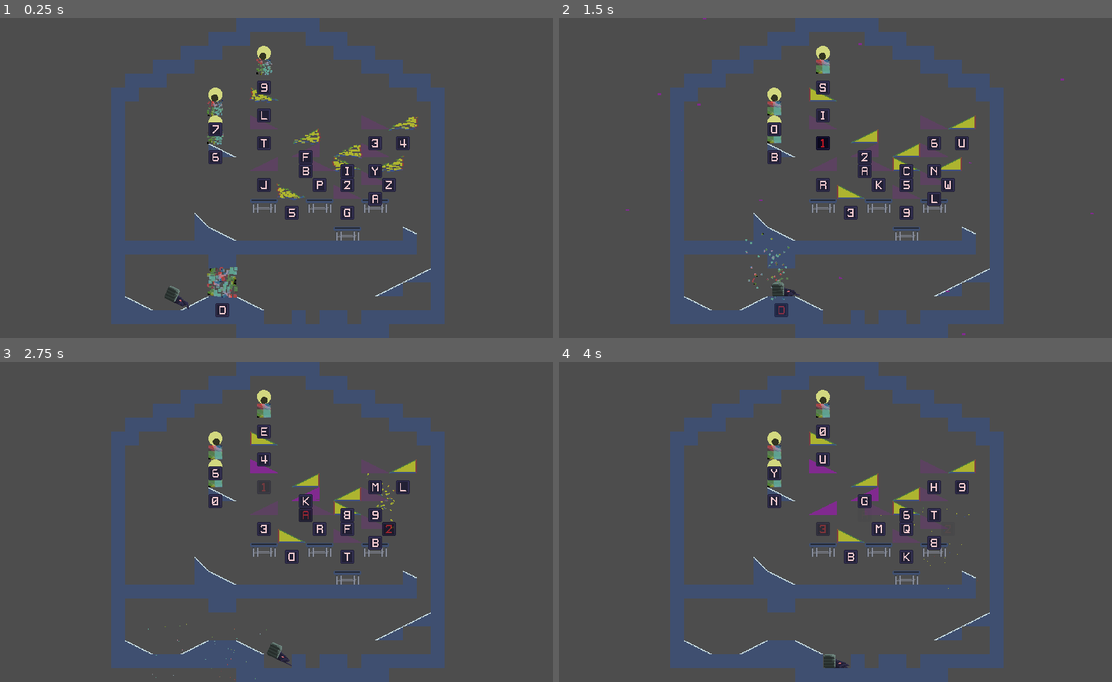
Above: before the commit, frames 1-4 (two rows, left to right).
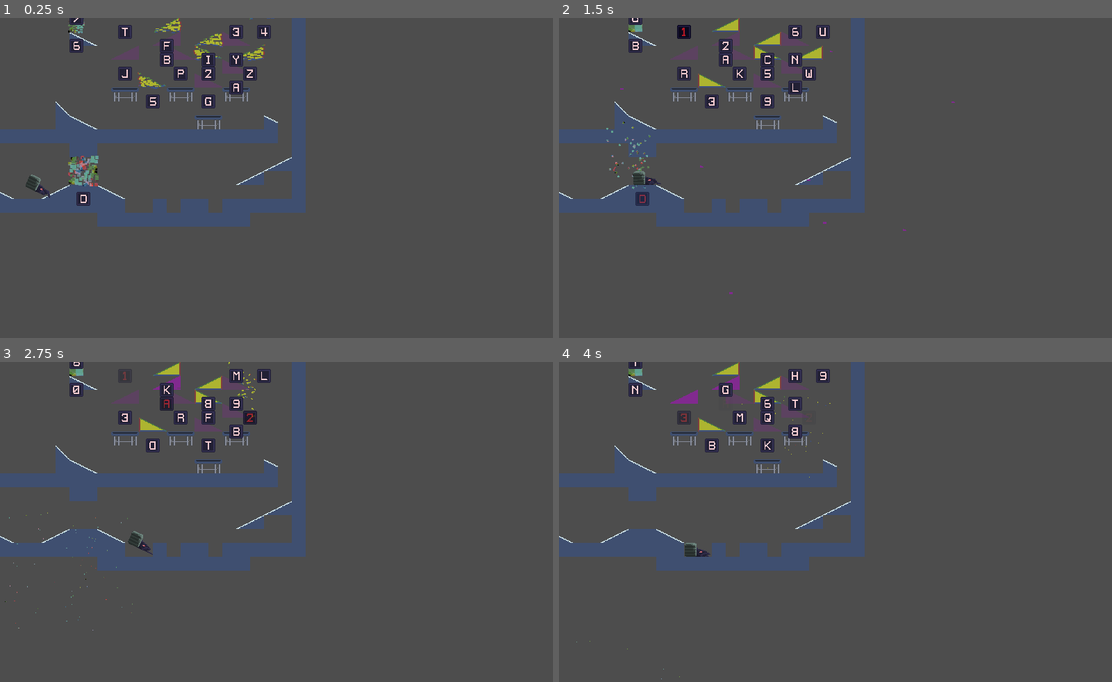
Above: after the commit, the same moments.

Repository: SweetFrontier/RogueScience
Game: Godot game, scene res://Scenes/Levels/Level7.tscn
Two runs of this game, one before a commit and one after it. Both use one fixed random seed, a clock stepped at 60 frames per second and the inputs below. This scene is started directly instead of the project's main scene.
Inputs:
- Up to frame 1 (0.25 s): no input
- Up to frame 2 (1.5 s): tap Enter at 0.5 s; hold D from 0.53 s (still down); tap 0 at 0.6 s; tap Space at 0.77 s; tap 1 at 1.35 s
- Up to frame 3 (2.75 s): tap Space at 1.52 s; release D at 2.03 s; hold A from 2.03 s (still down); tap 2 at 2.1 s
- Up to frame 4 (4 s): release A at 2.78 s; hold D from 2.78 s (still down); tap 3 at 2.85 s; tap Space at 3.02, 3.77 s; tap 4 at 3.6 s

The runs differ from the first frame. In frame 1, 27% of the frame differs, in the area x 0-81%, y 0-100%; in frame 2, 26%; in frame 3, 26%; in frame 4, 26%.

Commit message:
Added level-specific camera zoon sizes

Diff:
--- a/Scenes/Levels/Level1.tscn
+++ b/Scenes/Levels/Level1.tscn
@@ -10,6 +10,7 @@
 [node name="Level1" type="Node2D" node_paths=PackedStringArray("cameraSpot", "player")]
 script = ExtResource("1_7dtyw")
 cameraSpot = NodePath("CenterPosition")
+cameraSize = Vector2(480, 256)
 player = NodePath("Player")
 
 [node name="TileMap" type="TileMap" parent="."]
--- a/Scenes/Levels/Level2.tscn
+++ b/Scenes/Levels/Level2.tscn
@@ -10,6 +10,7 @@
 [node name="Level2" type="Node2D" node_paths=PackedStringArray("cameraSpot", "player")]
 script = ExtResource("1_pld24")
 cameraSpot = NodePath("CenterPosition")
+cameraSize = Vector2(544, 256)
 player = NodePath("Player")
 
 [node name="TileMap" type="TileMap" parent="."]
--- a/Scenes/Levels/Level3.tscn
+++ b/Scenes/Levels/Level3.tscn
@@ -13,6 +13,7 @@
 [node name="Level3" type="Node" node_paths=PackedStringArray("cameraSpot", "player")]
 script = ExtResource("1_ek5l7")
 cameraSpot = NodePath("CenterPosition")
+cameraSize = Vector2(736, 448)
 player = NodePath("Player")
 
 [node name="TileMap" type="TileMap" parent="."]
--- a/Scenes/Levels/Level4.tscn
+++ b/Scenes/Levels/Level4.tscn
@@ -12,6 +12,7 @@
 [node name="Level4" type="Node2D" node_paths=PackedStringArray("cameraSpot", "player")]
 script = ExtResource("1_ywduj")
 cameraSpot = NodePath("CenterPosition")
+cameraSize = Vector2(704, 416)
 player = NodePath("Player")
 
 [node name="TileMap" type="TileMap" parent="."]
--- a/Scenes/Levels/Level5.tscn
+++ b/Scenes/Levels/Level5.tscn
@@ -12,6 +12,7 @@
 [node name="Level5" type="Node2D" node_paths=PackedStringArray("cameraSpot", "player")]
 script = ExtResource("1_mfi1j")
 cameraSpot = NodePath("CenterPosition")
+cameraSize = Vector2(1024, 576)
 player = NodePath("Player")
 
 [node name="TileMap" type="TileMap" parent="."]
--- a/Scenes/Levels/Level6.tscn
+++ b/Scenes/Levels/Level6.tscn
@@ -12,6 +12,7 @@
 [node name="Level6" type="Node2D" node_paths=PackedStringArray("cameraSpot", "player")]
 script = ExtResource("1_y60ga")
 cameraSpot = NodePath("CenterPosition")
+cameraSize = Vector2(640, 448)
 player = NodePath("Player")
 
 [node name="TileMap" type="TileMap" parent="."]
--- a/Scenes/Levels/Level7.tscn
+++ b/Scenes/Levels/Level7.tscn
@@ -15,6 +15,7 @@
 [node name="Level7" type="Node2D" node_paths=PackedStringArray("cameraSpot", "player")]
 script = ExtResource("1_6ruj2")
 cameraSpot = NodePath("CenterPosition")
+cameraSize = Vector2(768, 736)
 player = NodePath("Player")
 
 [node name="TileMap" type="TileMap" parent="."]
@@ -28,8 +29,6 @@
 [node name="CenterPosition" type="Marker2D" parent="."]
 position = Vector2(320, 112)
 metadata/_edit_group_ = true
-
-[node name="Camera2D" type="Camera2D" parent="CenterPosition"]
 
 [node name="trampolineTrigger" parent="." instance=ExtResource("4_c3rfj")]
 position = Vector2(288, 176)
--- /dev/null
+++ b/Scenes/Levels/Level8.tscn
@@ -0,0 +1,15 @@
+[gd_scene load_steps=3 format=3 uid="uid://dl2are1byex1o"]
+
+[ext_resource type="Script" path="res://Scripts/levelController.gd" id="1_3t313"]
+[ext_resource type="PackedScene" uid="uid://b42fe8hyi4bsb" path="res://Scenes/player.tscn" id="3_8jmb8"]
+
+[node name="Level8" type="Node2D" node_paths=PackedStringArray("cameraSpot", "player")]
+script = ExtResource("1_3t313")
+cameraSpot = NodePath("CenterPosition")
+player = NodePath("Player")
+
+[node name="Player" parent="." instance=ExtResource("3_8jmb8")]
+position = Vector2(22, -64)
+
+[node name="CenterPosition" type="Marker2D" parent="."]
+position = Vector2(240, 128)
--- a/Scripts/levelController.gd
+++ b/Scripts/levelController.gd
@@ -3,6 +3,7 @@
 class_name levelController
 
 @export var cameraSpot : Marker2D
+@export var cameraSize : Vector2
 @export var player : Player
 
 var triggerBlocks : Array[baseTrigger]
